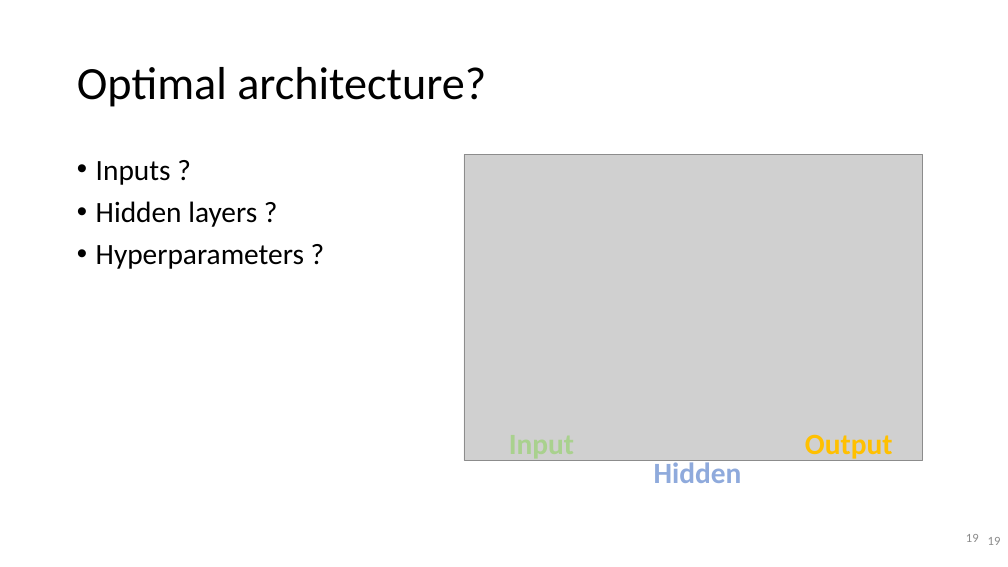
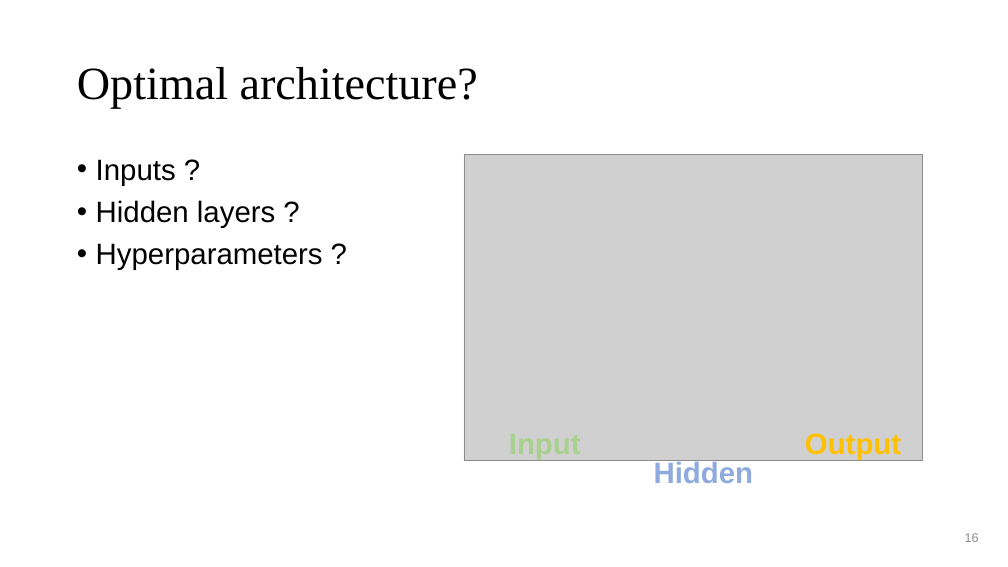
Before and after one commit to lancedw/3D-state-prediction-for-surface-vessels-using-IMU-data-and-images, a slide deck: slide 16 of docs/Presentations/Final_presentation.pptx (slide 19 before the commit). Drawn at 1008x567 pixels with LibreOffice and Linux fonts; fonts in the diff are those of the drawing; grey boxes stand for pictures; background and template pictures are left out. Boxes give left, top, right and bottom in pixels: in the first picture for what was removed or moved away, otherwise in the second. Text is boxed around its words. In the diff, an @@ line names an element or a change of style, - is before the commit and + after.

```diff
--- a/docs/Presentations/Final_presentation.pptx
+++ b/docs/Presentations/Final_presentation.pptx
@@ title "Optimal architecture?" at [77,67,478,109]: font Calibri to Times New Roman @@
@@ font Calibri to Arial in 4 elements at [96,159,323,270], [509,434,581,459], [654,459,753,483], [805,433,901,459] @@
@@ page number at [965,533,979,542]: text changed; font Calibri to Arial @@
-19
+16
@@ page number removed at [988,537,1001,545] @@
-19
```
Also in this commit, not shown: 30 other slides changed, 1 slide added, 4 slides removed, 2 other files.
